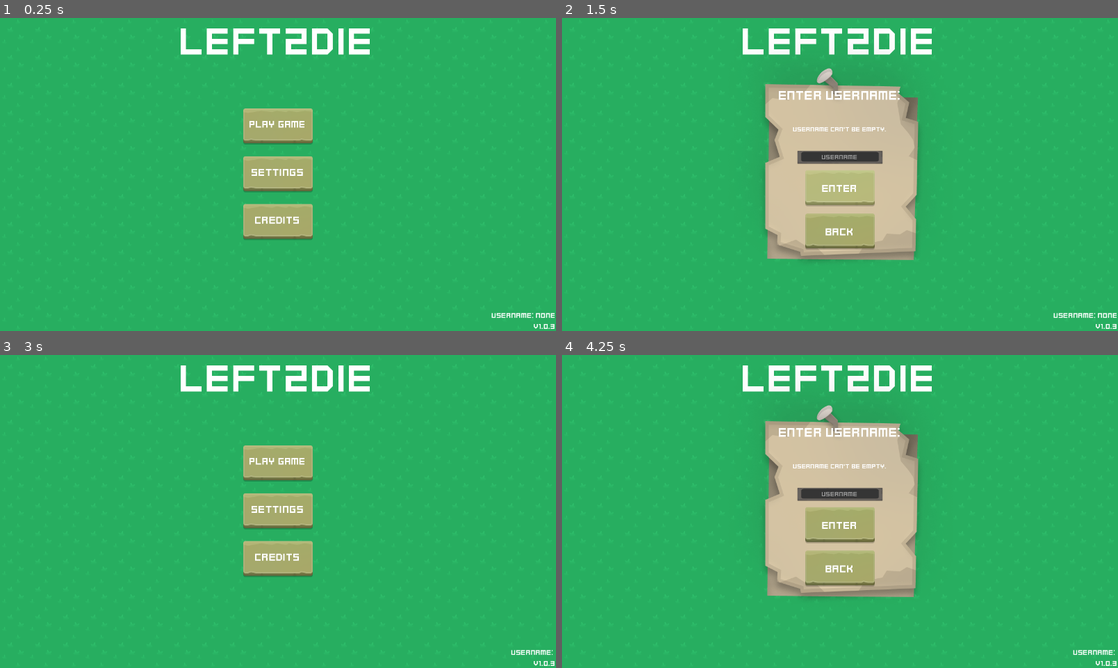
Above: before the commit, frames 1-4 (two rows, left to right).
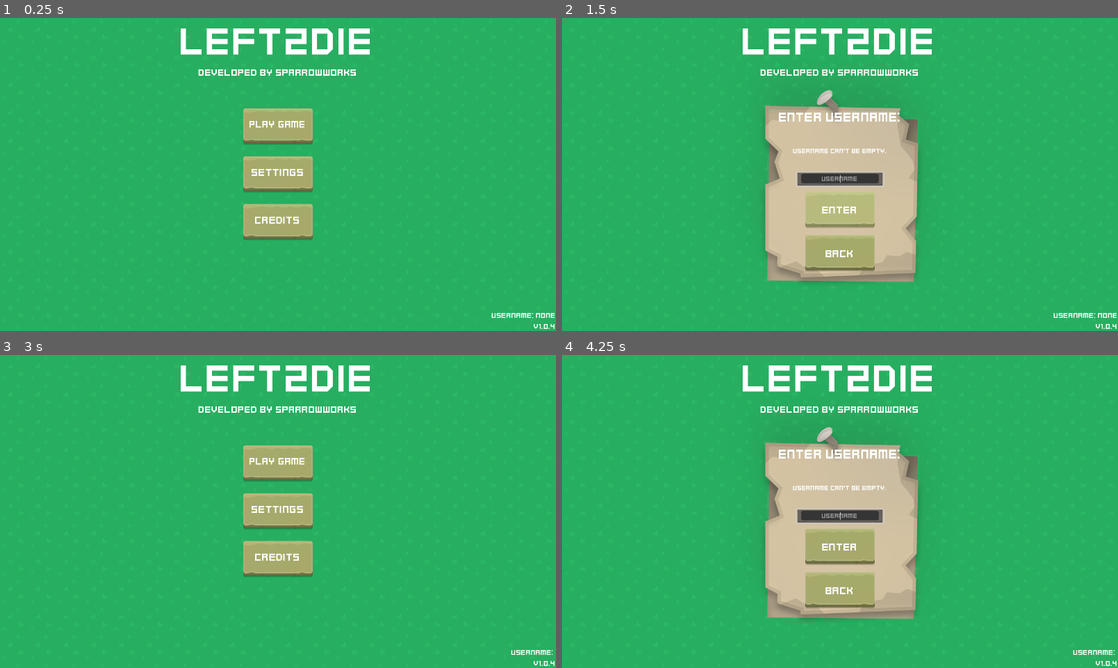
Above: after the commit, the same moments.

Repository: Sparrowworks/Left2Die
Game: Godot game, scene res://src/MainMenu/MainMenu.tscn
Two runs of this game, one before a commit and one after it. Both use one fixed random seed, a clock stepped at 60 frames per second and the inputs below. Sound files missing from this copy of the repository are replaced by a short silence.
Inputs:
- Up to frame 1 (0.25 s): no input
- Up to frame 2 (1.5 s): click "Play game" at 0.5 s; click "ENTER" at 1.25 s
- Up to frame 3 (3 s): click "ENTER" at 2 s; click "BACK" at 2.75 s
- Up to frame 4 (4.25 s): click "Play game" at 3.5 s

The runs differ from the first frame. In frame 1, 0.4% of the frame differs, in the area x 35-100%, y 16-100%; in frame 2, 9.4%; in frame 3, 0.4%; in frame 4, 9.4%.

Commit message:
Fixed issues

Diff:
--- a/project.godot
+++ b/project.godot
@@ -11,7 +11,7 @@
 [application]
 
 config/name="Left2Die"
-config/version="1.0.3"
+config/version="1.0.4"
 run/main_scene="res://src/MainMenu/MainMenu.tscn"
 config/features=PackedStringArray("4.4", "GL Compatibility")
 boot_splash/image="uid://cok8kdongn4wx"
@@ -38,21 +38,25 @@
 up={
 "deadzone": 0.5,
 "events": [Object(InputEventKey,"resource_local_to_scene":false,"resource_name":"","device":-1,"window_id":0,"alt_press …(192 unchanged characters)…
+, Object(InputEventKey,"resource_local_to_scene":false,"resource_name":"","device":-1,"window_id":0,"alt_pressed":false,"shift_pressed":false,"ctrl_pressed":false,"meta_pressed":false,"pressed":false,"keycode":0,"physical_keycode":4194320,"key_label":0,"unicode":0,"location":0,"echo":false,"script":null)
 ]
 }
 down={
 "deadzone": 0.5,
 "events": [Object(InputEventKey,"resource_local_to_scene":false,"resource_name":"","device":-1,"window_id":0,"alt_press …(192 unchanged characters)…
+, Object(InputEventKey,"resource_local_to_scene":false,"resource_name":"","device":-1,"window_id":0,"alt_pressed":false,"shift_pressed":false,"ctrl_pressed":false,"meta_pressed":false,"pressed":false,"keycode":0,"physical_keycode":4194322,"key_label":0,"unicode":0,"location":0,"echo":false,"script":null)
 ]
 }
 left={
 "deadzone": 0.5,
 "events": [Object(InputEventKey,"resource_local_to_scene":false,"resource_name":"","device":-1,"window_id":0,"alt_press …(191 unchanged characters)…
+, Object(InputEventKey,"resource_local_to_scene":false,"resource_name":"","device":-1,"window_id":0,"alt_pressed":false,"shift_pressed":false,"ctrl_pressed":false,"meta_pressed":false,"pressed":false,"keycode":0,"physical_keycode":4194319,"key_label":0,"unicode":0,"location":0,"echo":false,"script":null)
 ]
 }
 right={
 "deadzone": 0.5,
 "events": [Object(InputEventKey,"resource_local_to_scene":false,"resource_name":"","device":-1,"window_id":0,"alt_press …(192 unchanged characters)…
+, Object(InputEventKey,"resource_local_to_scene":false,"resource_name":"","device":-1,"window_id":0,"alt_pressed":false,"shift_pressed":false,"ctrl_pressed":false,"meta_pressed":false,"pressed":false,"keycode":0,"physical_keycode":4194321,"key_label":0,"unicode":0,"location":0,"echo":false,"script":null)
 ]
 }
 shoot={
--- a/src/MainMenu/Credits/Credits.tscn
+++ b/src/MainMenu/Credits/Credits.tscn
@@ -55,7 +55,7 @@
 theme_override_font_sizes/font_size = 18
 text = "Developed by sparrowworks:
 - Sp4r0w - main developer
-- varga - testing, coding help
+- vargadot - testing, coding help
 
 assets used:
 - graphics by kenney
--- a/src/MainMenu/MainMenu.gd
+++ b/src/MainMenu/MainMenu.gd
@@ -38,8 +38,12 @@
 
 	if Lobby.player_username == "":
 		username_enter.show()
+		username_enter.nick_edit.grab_focus()
 	else:
 		game_select.show()
+
+func _on_nick_edit_text_submitted(new_text: String) -> void:
+	_on_confirm_button_pressed()
 
 func _on_confirm_button_pressed() -> void:
 	button_click.play()
@@ -51,6 +55,8 @@
 
 		username_enter.hide()
 		game_select.show()
+	else:
+		username_enter.nick_edit.grab_focus()
 
 func _on_host_game_button_pressed() -> void:
 	button_click.play()
--- a/src/MainMenu/MainMenu.tscn
+++ b/src/MainMenu/MainMenu.tscn
@@ -23,14 +23,24 @@
 tile_set = ExtResource("2_pu3oi")
 metadata/_edit_lock_ = true
 
-[node name="Title" type="Label" parent="."]
+[node name="Text" type="VBoxContainer" parent="."]
 anchors_preset = 10
 anchor_right = 1.0
 offset_bottom = 108.0
 grow_horizontal = 2
+
+[node name="Title" type="Label" parent="Text"]
+layout_mode = 2
 theme_override_fonts/font = ExtResource("2_a1vwl")
 theme_override_font_sizes/font_size = 96
 text = "LEFT2DIE"
+horizontal_alignment = 1
+
+[node name="DevTitle" type="Label" parent="Text"]
+layout_mode = 2
+theme_override_fonts/font = ExtResource("2_a1vwl")
+theme_override_font_sizes/font_size = 24
+text = "developed by sparrowworks"
 horizontal_alignment = 1
 
 [node name="Menu" type="Control" parent="."]
@@ -116,9 +126,13 @@
 
 [node name="UsernameEnter" parent="." instance=ExtResource("6_e7ogq")]
 visible = false
+offset_top = 50.0
+offset_bottom = 50.0
 
 [node name="GameSelect" parent="." instance=ExtResource("3_qirse")]
 visible = false
+offset_top = 50.0
+offset_bottom = 50.0
 
 [node name="Panel" parent="GameSelect" index="0"]
 offset_top = -360.0
@@ -126,24 +140,28 @@
 
 [node name="LobbyCreate" parent="." instance=ExtResource("1_m0b8u")]
 visible = false
+offset_top = 50.0
+offset_bottom = 50.0
 
 [node name="JoinMenu" parent="." instance=ExtResource("4_jybw2")]
 visible = false
+offset_top = 50.0
+offset_bottom = 50.0
 
 [node name="LobbyMenu" parent="." instance=ExtResource("5_25oyt")]
 visible = false
-offset_top = 50.0
-offset_bottom = 50.0
+offset_top = 100.0
+offset_bottom = 100.0
 
 [node name="Settings" parent="." instance=ExtResource("10_snbiu")]
 visible = false
-offset_top = 50.0
-offset_bottom = 50.0
+offset_top = 100.0
+offset_bottom = 100.0
 
 [node name="Credits" parent="." instance=ExtResource("12_auyjx")]
 visible = false
-offset_top = 50.0
-offset_bottom = 50.0
+offset_top = 100.0
+offset_bottom = 100.0
 
 [node name="VBoxContainer" type="VBoxContainer" parent="."]
 anchors_preset = 3
@@ -180,6 +198,7 @@
 [connection signal="pressed" from="Menu/ButtonBox/MultiButton" to="." method="_on_multi_button_pressed"]
 [connection signal="pressed" from="Menu/ButtonBox/Settings" to="." method="_on_settings_pressed"]
 [connection signal="pressed" from="Menu/ButtonBox/Credits" to="." method="_on_credits_pressed"]
+[connection signal="text_submitted" from="UsernameEnter/Panel/VBoxContainer/VBoxContainer2/Control/NickEdit" to="." method="_on_nick_edit_text_submitted"]
 [connection signal="pressed" from="UsernameEnter/Panel/VBoxContainer/Control/ConfirmButton" to="." method="_on_confirm_button_pressed"]
 [connection signal="pressed" from="UsernameEnter/Panel/VBoxContainer/Control2/BackButton" to="." method="_on_settings_menu_button_pressed"]
 [connection signal="pressed" from="GameSelect/Panel/VBoxContainer/Control/HostGameButton" to="." method="_on_host_game_button_pressed"]
--- a/src/MainMenu/UsernameEnter/UsernameEnter.tscn
+++ b/src/MainMenu/UsernameEnter/UsernameEnter.tscn
@@ -147,3 +147,5 @@
 text = "BACK"
 horizontal_alignment = 1
 vertical_alignment = 1
+
+[connection signal="text_submitted" from="Panel/VBoxContainer/VBoxContainer2/Control/NickEdit" to="." method="_on_nick_edit_text_submitted"]
--- a/src/MainMenu/UsernameEnter/username_enter.gd
+++ b/src/MainMenu/UsernameEnter/username_enter.gd
@@ -14,3 +14,6 @@
 		return false
 
 	return true
+
+func _on_nick_edit_text_submitted(new_text: String) -> void:
+	pass # Replace with function body.
